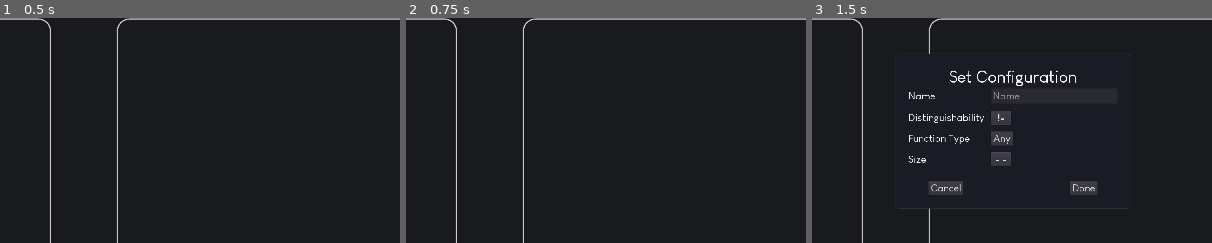
Above: before the commit, frames 1-3 (left to right).
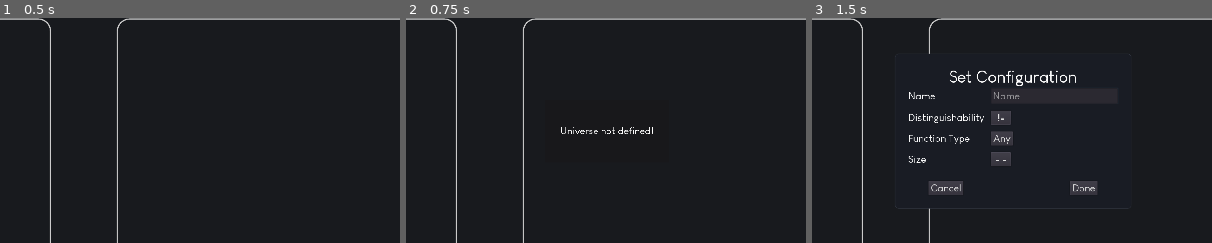
Above: after the commit, the same moments.

Repository: Mickaly13X/wv_project
Game: Godot game, scene res://Scenes/Main.tscn
Same seed, same stepped clock (60 frames per second), same inputs: the game is played once before the commit and once after it.
Inputs:
- Up to frame 1 (0.5 s): no input
- Up to frame 2 (0.75 s): click "Run" at 0.5 s
- Up to frame 3 (1.5 s): click "Set Configuration" at 1.25 s
The pictures show only the part of the screen within x 25-75%, y 25-75%; the shares and areas given below are measured in that part.

Frame 1 is identical in both runs. In frame 2, 0.2% of the frame differs, in the area x 38-62%, y 48-52%; in frame 3, nothing differs.

Commit message:
updated fetch.py

Diff:
--- a/Visualizer/Scenes/Main.tscn
+++ b/Visualizer/Scenes/Main.tscn
@@ -199,7 +199,7 @@
 "_edit_use_anchors_": false
 }
 
-[node name="MenuStructure" type="PopupDialog" parent="Popups"]
+[node name="MenuConfig" type="PopupDialog" parent="Popups"]
 anchor_left = 0.5
 anchor_top = 0.5
 anchor_right = 0.5
@@ -215,7 +215,7 @@
 "_edit_use_anchors_": false
 }
 
-[node name="VBox" type="VBoxContainer" parent="Popups/MenuStructure"]
+[node name="VBox" type="VBoxContainer" parent="Popups/MenuConfig"]
 anchor_right = 1.0
 anchor_bottom = 1.0
 margin_left = 32.0
@@ -226,7 +226,7 @@
 "_edit_use_anchors_": false
 }
 
-[node name="Title" type="Label" parent="Popups/MenuStructure/VBox"]
+[node name="Title" type="Label" parent="Popups/MenuConfig/VBox"]
 margin_right = 503.0
 margin_bottom = 46.0
 custom_fonts/font = ExtResource( 5 )
@@ -237,7 +237,7 @@
 "_edit_use_anchors_": false
 }
 
-[node name="Items" type="GridContainer" parent="Popups/MenuStructure/VBox"]
+[node name="Items" type="GridContainer" parent="Popups/MenuConfig/VBox"]
 margin_top = 50.0
 margin_right = 503.0
 margin_bottom = 269.0
@@ -250,7 +250,7 @@
 "_edit_use_anchors_": false
 }
 
-[node name="NameLabel" type="Label" parent="Popups/MenuStructure/VBox/Items"]
+[node name="NameLabel" type="Label" parent="Popups/MenuConfig/VBox/Items"]
 margin_top = 5.0
 margin_right = 182.0
 margin_bottom = 33.0
@@ -260,7 +260,7 @@
 "_edit_use_anchors_": false
 }
 
-[node name="NameInput" type="LineEdit" parent="Popups/MenuStructure/VBox/Items"]
+[node name="NameInput" type="LineEdit" parent="Popups/MenuConfig/VBox/Items"]
 margin_left = 198.0
 margin_right = 503.0
 margin_bottom = 38.0
@@ -274,7 +274,7 @@
 "_edit_use_anchors_": false
 }
 
-[node name="DistLabel" type="Label" parent="Popups/MenuStructure/VBox/Items"]
+[node name="DistLabel" type="Label" parent="Popups/MenuConfig/VBox/Items"]
 margin_top = 57.0
 margin_right = 182.0
 margin_bottom = 85.0
@@ -284,7 +284,7 @@
 "_edit_use_anchors_": false
 }
 
-[node name="DistInput" type="MenuButton" parent="Popups/MenuStructure/VBox/Items"]
+[node name="DistInput" type="MenuButton" parent="Popups/MenuConfig/VBox/Items"]
 margin_left = 198.0
 margin_top = 54.0
 margin_right = 246.0
@@ -298,7 +298,7 @@
 "_edit_use_anchors_": false
 }
 
-[node name="FuncLabel" type="Label" parent="Popups/MenuStructure/VBox/Items"]
+[node name="FuncLabel" type="Label" parent="Popups/MenuConfig/VBox/Items"]
 margin_top = 107.0
 margin_right = 182.0
 margin_bottom = 135.0
@@ -308,7 +308,7 @@
 "_edit_use_anchors_": false
 }
 
-[node name="FuncInput" type="MenuButton" parent="Popups/MenuStructure/VBox/Items"]
+[node name="FuncInput" type="MenuButton" parent="Popups/MenuConfig/VBox/Items"]
 margin_left = 198.0
 margin_top = 104.0
 margin_right = 246.0
@@ -322,7 +322,7 @@
 "_edit_use_anchors_": false
 }
 
-[node name="SizeLabel" type="Label" parent="Popups/MenuStructure/VBox/Items"]
+[node name="SizeLabel" type="Label" parent="Popups/MenuConfig/VBox/Items"]
 margin_top = 157.0
 margin_right = 182.0
 margin_bottom = 185.0
@@ -332,7 +332,7 @@
 "_edit_use_anchors_": false
 }
 
-[node name="SizeInput" type="MenuButton" parent="Popups/MenuStructure/VBox/Items"]
+[node name="SizeInput" type="MenuButton" parent="Popups/MenuConfig/VBox/Items"]
 margin_left = 198.0
 margin_top = 154.0
 margin_right = 246.0
@@ -346,14 +346,14 @@
 "_edit_use_anchors_": false
 }
 
-[node name="Buttons" type="HBoxContainer" parent="Popups/MenuStructure/VBox"]
+[node name="Buttons" type="HBoxContainer" parent="Popups/MenuConfig/VBox"]
 margin_top = 273.0
 margin_right = 503.0
 margin_bottom = 307.0
 custom_constants/separation = 256
 alignment = 1
 
-[node name="CancelButton" type="Button" parent="Popups/MenuStructure/VBox/Buttons"]
+[node name="CancelButton" type="Button" parent="Popups/MenuConfig/VBox/Buttons"]
 margin_left = 48.0
 margin_right = 132.0
 margin_bottom = 34.0
@@ -365,7 +365,7 @@
 "_edit_use_anchors_": false
 }
 
-[node name="AddButton" type="Button" parent="Popups/MenuStructure/VBox/Buttons"]
+[node name="AddButton" type="Button" parent="Popups/MenuConfig/VBox/Buttons"]
 margin_left = 388.0
 margin_right = 454.0
 margin_bottom = 34.0
@@ -710,10 +710,11 @@
 }
 [connection signal="button_up" from="HSplit/MainPanel/UI/HUD/OpenCoLa" to="." method="toggle_cola_panel"]
 [connection signal="button_up" from="HSplit/MainPanel/UI/HUD/Main/Import" to="." method="popup_import"]
-[connection signal="button_up" from="HSplit/MainPanel/UI/HUD/Main/SetConfig" to="." method="toggle_menu_structure" binds= [ true ]]
+[connection signal="button_up" from="HSplit/MainPanel/UI/HUD/Main/SetConfig" to="." method="toggle_menu_config" binds= [ true ]]
 [connection signal="button_up" from="HSplit/MainPanel/UI/HUD/Main/SetUniverse" to="." method="toggle_menu_container" binds= [ true, "Universe" ]]
-[connection signal="button_up" from="Popups/MenuStructure/VBox/Buttons/CancelButton" to="." method="toggle_menu_structure" binds= [ false ]]
-[connection signal="button_up" from="Popups/MenuStructure/VBox/Buttons/AddButton" to="." method="check_config"]
+[connection signal="button_up" from="HSplit/MainPanel/UI/HUD/Main/Run" to="." method="run"]
+[connection signal="button_up" from="Popups/MenuConfig/VBox/Buttons/CancelButton" to="." method="toggle_menu_config" binds= [ false ]]
+[connection signal="button_up" from="Popups/MenuConfig/VBox/Buttons/AddButton" to="." method="check_config"]
 [connection signal="button_up" from="Popups/MenuContainer/VBox/Buttons/CancelButton" to="." method="toggle_menu_container" binds= [ false ]]
 [connection signal="button_up" from="Popups/MenuContainer/VBox/Buttons/AddButton" to="." method="set_universe"]
 [connection signal="button_up" from="Popups/MenuGroup/VBox/Buttons/CancelButton" to="." method="toggle_menu_group" binds= [ false ]]
--- a/Visualizer/Scripts/Main.gd
+++ b/Visualizer/Scripts/Main.gd
@@ -6,7 +6,7 @@
 const IntervalString = preload("res://Scripts/classes.gd").IntervalString
 const CoLaExpression = preload("res://Scripts/classes.gd").CoLaExpression
 const SET = preload("res://Scenes/Universe.tscn")
-const STRUCTURE_NAMES = [ \
+const CONFIG_NAMES = [ \
 	["sequence", "permutation", "composition"],
 	["multisubset",  "subset", "integer composition"],
 	["partition", "partition", "partition", "partition"],
@@ -15,22 +15,23 @@
 enum Distinct {NONE_SAME, N_SAME, X_SAME, NX_SAME}
 enum SetFunction {ANY, INJ, SUR}
 
-onready var Config = $HSplit/MainPanel/Containers/Config
-onready var Containers = $HSplit/MainPanel/Containers
 onready var CoLaInput = $HSplit/CoLaPanel/CoLaInput
 onready var CoLaPanel = $HSplit/CoLaPanel
-onready var DistInput = $Popups/MenuStructure/VBox/Items/DistInput
-onready var FuncInput = $Popups/MenuStructure/VBox/Items/FuncInput
+onready var Config = $HSplit/MainPanel/Containers/Config
+onready var ConfigNameInput = $Popups/MenuConfig/VBox/Items/NameInput
+onready var ConfigSizeInput = $Popups/MenuConfig/VBox/Items/SizeInput
+onready var Containers = $HSplit/MainPanel/Containers
+onready var DistInput = $Popups/MenuConfig/VBox/Items/DistInput
+onready var FuncInput = $Popups/MenuConfig/VBox/Items/FuncInput
 onready var GroupInput = $Popups/MenuGroup/VBox/Items/GroupInput
 onready var HSplit = $HSplit
 onready var NewGroupInput = $Popups/MenuGroup/VBox/Items/NewGroupInput
 onready var OpenCoLa = $HSplit/MainPanel/UI/HUD/OpenCoLa
 onready var MenuContainer = $Popups/MenuContainer
+onready var Popups = $Popups
 onready var SizeInput = $Popups/MenuContainer/VBox/Items/SizeInput
-onready var Popups = $Popups
 onready var Universe = $HSplit/MainPanel/Containers/Universe
-onready var ConfigNameInput = $Popups/MenuStructure/VBox/Items/NameInput
-onready var ConfigSizeInput = $Popups/MenuStructure/VBox/Items/SizeInput
+
 onready var GroupsLabel = $Popups/MenuGroup/VBox/GroupsLabel
 
 var container_menu : String
@@ -79,6 +80,36 @@
 	print(parse(content))
 
 
+func _pressed_mb_group(id):
+
+	var popup = GroupInput.get_popup()
+	popup.toggle_item_checked(id)
+	groups_selection[id] = popup.is_item_checked(id)
+	#var selected_group = popup.get_item_text(id)
+
+	if is_checked("New group"):
+		NewGroupInput.show()
+		GroupInput.text = "New group"
+	else:
+		NewGroupInput.hide()
+		GroupInput.text = "-Select Groups-"
+#	if selected_group == "New group":
+#		if popup.is_item_checked(id):
+#			NewGroupInput.show()
+#			GroupInput.text = selected_group
+#		else:
+#			NewGroupInput.hide()
+#			GroupInput.text = "-Select Groups-"
+#	else:
+#		if !popup.is_item_checked(id):
+#			NewGroupInput.show()
+#			GroupInput.text = selected_group
+#		else:
+#			NewGroupInput.hide()
+		#GroupInput.text = selected_group
+	GroupsLabel.text = "Selected: " + get_selected_group_names_as_string()
+
+
 func _pressed_mb_input(index, TypeInput):
 
 	var InputMenu = TypeInput.get_popup()
@@ -98,7 +129,23 @@
 	var size = int(ConfigSizeInput.text)
 	var is_distinct = (config[0] == Distinct.X_SAME || config[0] == Distinct.NONE_SAME)
 	set_config(size, _name, is_distinct)
-	toggle_menu_structure(false)
+	toggle_menu_config(false)
+
+
+func fetch(function_name: String, arguments: Array) -> PoolStringArray:
+
+	print(arguments)
+	var request_func: String = function_name + "(" + \
+		str(arguments).lstrip("[").rstrip("]") + \
+	")"
+	var args = ["fetch.py", request_func]
+	var output = []
+	print(">external call " + request_func)
+
+	var exit_code = OS.execute("python", args, true, output)
+
+	print(">exit_code: " + str(exit_code))
+	return str(output[0]).split("\n")
 
 
 func get_input(file_path):
@@ -186,7 +233,7 @@
 	var selected_ids = get_selected_group_ids()
 
 	if len(selected_ids) == 0:
-		show_message("Please select a group")
+		print("Exception in group(): no elements selected")
 		return false
 
 	for i in get_selected_group_names():
@@ -253,6 +300,14 @@
 #	$Structure.text = "Structure = " + STRUCTURE_NAMES[distinct][set_function]
 
 
+func run():
+
+	if Config.get_size() ==  0:
+		show_message("Config not defined!")
+	if Universe.get_size() ==  0:
+		show_message("Universe not defined!")
+
+
 func set_universe() -> void:
 
 	var new_name = MenuContainer.get_node("VBox/Items/NameInput").text
@@ -275,10 +330,6 @@
 
 	$Popups/Message/Label.text = message
 	$Popups/Message.popup()
-
-
-func run_cola():
-	pass
 
 
 func toggle_cola_panel():
@@ -322,44 +373,15 @@
 		Popups.get_node("MenuGroup").hide()
 
 
-func toggle_menu_structure(is_opened : bool) -> void:
+func toggle_menu_config(is_opened : bool) -> void:
 
 	if is_opened:
 		DistInput.text = DistInput.get_popup().get_item_text(config[0])
 		FuncInput.text = FuncInput.get_popup().get_item_text(config[1])
-		$Popups/MenuStructure.popup()
+		$Popups/MenuConfig.popup()
 	else:
-		$Popups/MenuStructure.hide()
-
-
-func _pressed_mb_group(id):
-
-	var popup = GroupInput.get_popup()
-	popup.toggle_item_checked(id)
-	groups_selection[id] = popup.is_item_checked(id)
-	#var selected_group = popup.get_item_text(id)
-
-	if is_checked("New group"):
-		NewGroupInput.show()
-		GroupInput.text = "New group"
-	else:
-		NewGroupInput.hide()
-		GroupInput.text = "-Select Groups-"
-#	if selected_group == "New group":
-#		if popup.is_item_checked(id):
-#			NewGroupInput.show()
-#			GroupInput.text = selected_group
-#		else:
-#			NewGroupInput.hide()
-#			GroupInput.text = "-Select Groups-"
-#	else:
-#		if !popup.is_item_checked(id):
-#			NewGroupInput.show()
-#			GroupInput.text = selected_group
-#		else:
-#			NewGroupInput.hide()
-		#GroupInput.text = selected_group
-	GroupsLabel.text = "Selected: " + get_selected_group_names_as_string()
+		$Popups/MenuConfig.hide()
+
 
 func get_selected_group_names_as_string() -> String:
 
--- a/Visualizer/Scripts/universe.gd
+++ b/Visualizer/Scripts/universe.gd
@@ -150,27 +150,22 @@
 	draw_style_box(shape, Rect2(Vector2(0, 0), $Mask.rect_size))
 
 
-# @param domain_intersections = list of (sub)set SIZES
+# @param domain_inter_sizes = list of (sub)set SIZES
 # @pre domain_intersections NOT EMPTY
 # for 1-part venns, domain_intersections = [A]
 # for 2-part venns, domain_intersections = [A, B, AB]
 # for 3-part venns, domain_intersections = [A, B, C, AB, BC, AC, ABC]
-func fetch_venn_circles(domain_intersections : Array) -> Array:
+func fetch_venn_circles(domain_inter_sizes : Array) -> Array:
 
 	var venn_circles = []
 
-	if len(domain_intersections) == 1:
+	if len(domain_inter_sizes) == 1:
 		venn_circles.append([Vector2(0, 0), len(domains.keys()[0])])
 	else:
 		# external fetch
-		var venn_size = 2 + int(len(domain_intersections) > 3)
-		var args = ["fetch.py", str(venn_size)]
-		for i in domain_intersections:
-			args.append(str(i))
-		var output = []
-		var exit_code = OS.execute("python", args, true, output)
-		print("fetch: exit_code " + str(exit_code))
-		output = str(output[0]).split("\n")
+		var venn_size = 2 + int(len(domain_inter_sizes) > 3)
+		var arguments = [venn_size] + domain_inter_sizes
+		var output: Array = Main.fetch("venn", arguments)
 
 		# convert to float[]
 		for i in range(len(output) / 3):
Not shown, added: Visualizer/CoSo/requirements.txt
Not shown, added: Archive/CoSo_light/.DS_Store
Not shown, added: Archive/CoSo_light/LICENSE
Not shown, added: Archive/CoSo_light/README.md
Not shown, added: Archive/CoSo_light/install_tools.sh
Not shown, added: Archive/CoSo_light/output.txt
Not shown, added: Archive/CoSo_light/requirements.txt
Not shown, added: Archive/CoSo_light/src/.DS_Store
Not shown, added: Archive/CoSo_light/src/__init__.py
Not shown, added: Archive/CoSo_light/src/formulas.py
Not shown, added: Archive/CoSo_light/src/launcher.py
Not shown, added: Archive/CoSo_light/src/parser_custom.py
(and 189 more such lines)
